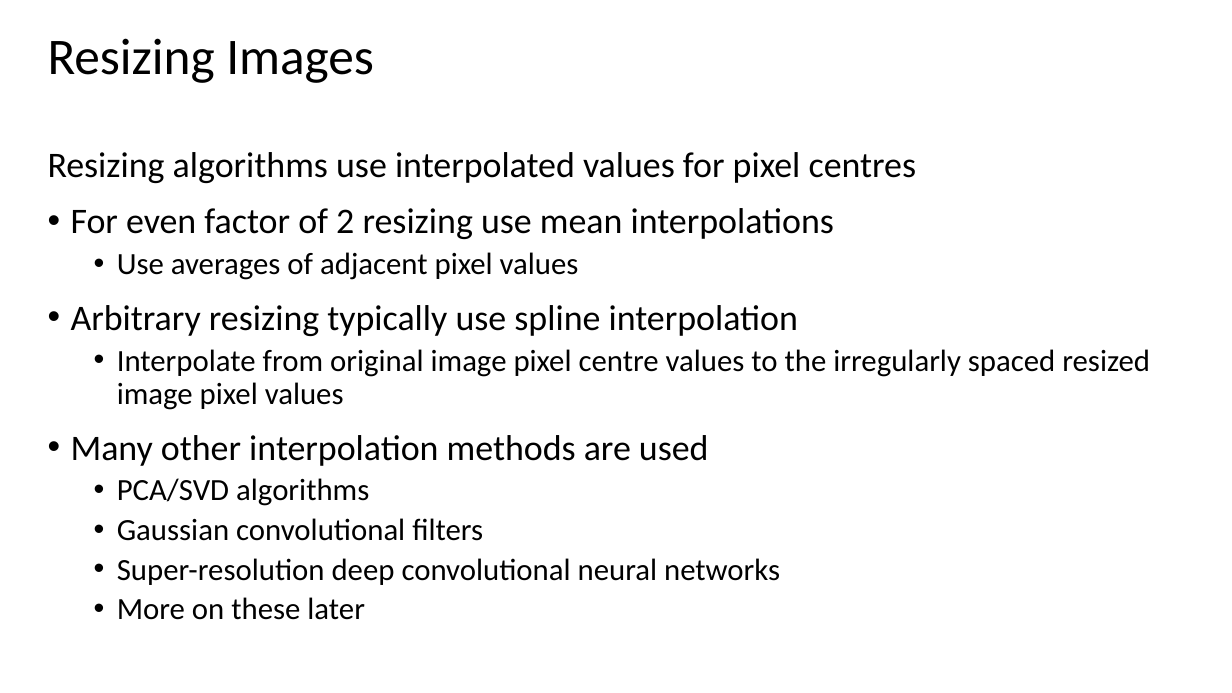
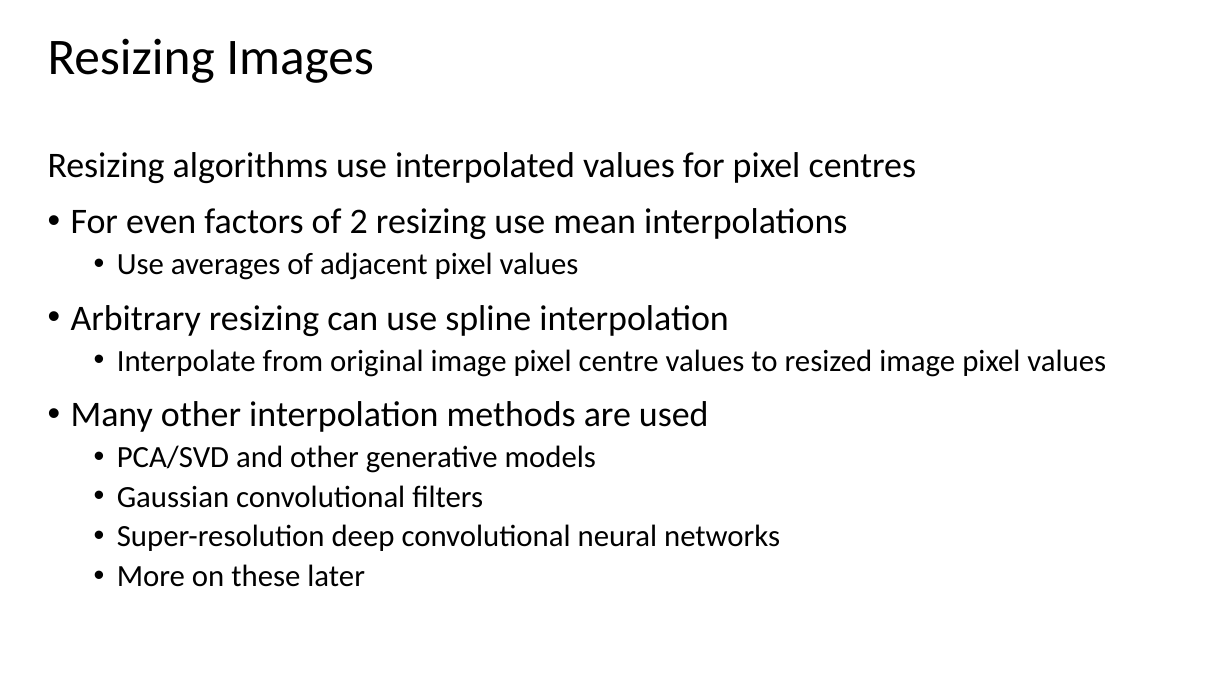
Before and after one commit to StephenElston/CSCI-E25, a slide deck: slide 36 of Slides/1_Introduction.pptx. Drawn at 1232x693 pixels with LibreOffice and Linux fonts; fonts in the diff are those of the drawing. Boxes give left, top, right and bottom in pixels: in the first picture for what was removed or moved away, otherwise in the second. Text is boxed around its words. In the diff, an @@ line names an element or a change of style, - is before the commit and + after.

```diff
--- a/Slides/1_Introduction.pptx
+++ b/Slides/1_Introduction.pptx
@@ text at (71,208,847,239): text changed @@
-• For even factor of 2 resizing use mean interpolations
+• For even factors of 2 resizing use mean interpolations
@@ text at (71,305,1106,377): text changed @@
-• Arbitrary resizing typically use spline interpolation
-  • Interpolate from original image pixel centre values to the irregularly spaced resized image pixel values
+• Arbitrary resizing can use spline interpolation
+  • Interpolate from original image pixel centre values to resized image pixel values
@@ text at (117,445,596,473): text changed @@
-  • PCA/SVD algorithms
+  • PCA/SVD and other generative models
```
Also in this commit, not shown: 7 other slides changed.
